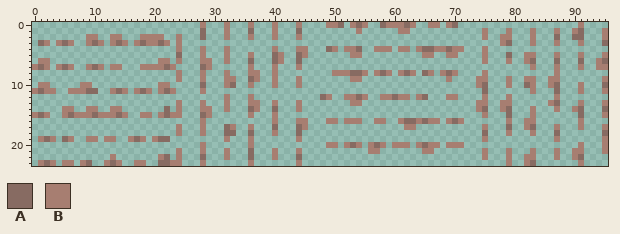
A sprite sheet gets an edit: assets/blocks/textures/dirt_foliage.png. The picture above is the old version.
The file is 96x24 pixels.
Palette (. is transparent): A #876b62  B #a77e71
Pixels before, first column x 0:
 0 ............................B...B...B...B...B....BBA.BAB..ABBBAB..BB.BA....................B....
 1 ............................A...B...A...B...A.........B......BB............B...B...B...B..BA...B
 2 .........BB..BB...BBBB..B...A...B...B...B...B..............................B..BB...B...A..AA...B
 3 .AB.BAB..BAB.BAB.BABBAB.B.....................................................BA...B...B...B...A
 4 ........................B...B...B.......B...BB...AB.BBA..BBB.BB.BAABBABB...B....................
 5 ........................A...B...B...B...AB..AB.......BB..........BB..BB....B...A..BB...B...B...B
 6 .BB..................BB.B...BB..B...A...AB..A..............................B...B..BA...A...A..BA
 7 BAB.BAB..BAB.BB...BBBBAB....AB......B...B...B......................................B...B...B..BB
 8 ........................B...B...B...BB..B.........BBBAAB.BAB.BAB.AB.BAB....B...........B........
 9 ........................B...B...BB..AB..B...B........BB..............B....BB...B..BB..BB.......B
10 .BB.....BB...........BB.....A...BA..B...B...B.............................BA...B..AB..BA...B...A
11 BABB..BBBAA..BAB.BAB.BAB....B..............................................A.......B...A...B...B
12 ................................B...B...........AB..BBAB..BBABB.BA...BB....B...B.......B........
13 ........................B...B...B...BB..B...B........BB...................BB..BB......BA...B...B
14 .....BB..BB..BB.......A.B...BB..B...AB..A...B.............................BA..BA...B...B..BA...A
15 BAB..BABBBABBBAB..BB.BABB...AB......B...B..................................B...A...B.......A...B
16 ............................B...........B...BB...BB.BBB..BB..BAABABB.BAB.......B..BB.......B....
17 ........................B...B...AB..B...A...AB................BB...........B...A..BA...B...B...B
18 ........................B...B...AA..A...B...A..............................A...B...B...A.......A
19 .BAB.AB..BB.BB..BAB.BAA.........B...B.......B..............................B...........B.......B
20 ............................B.......B............BB.BAB.BAB.BBB.BABB.BBB...................B...B
21 ........................B...B...B...A...B...B...........BB.......BB........B...B...B...B..BB...B
22 .............B.......BA.B...A...B...A...B...A..............................B...B..BB...B..BA....
23 .BAB.BB.BA..BAB..BB..AABB...B.......B.......B..................................B..BA.......B....
And afterwards:
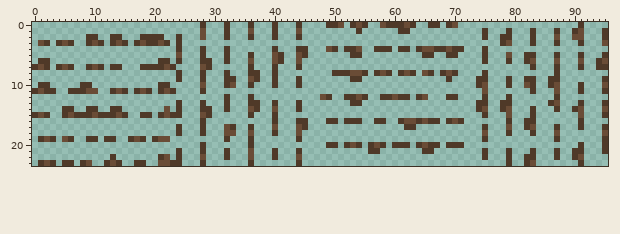
Diff:
colour A: #876b62 -> #6a4c36
colour B: #a77e71 -> #4f3928
Changed places in both pictures, as pixel boxes (x1, y1, x2, y2):
changed: (32, 22, 608, 166)
